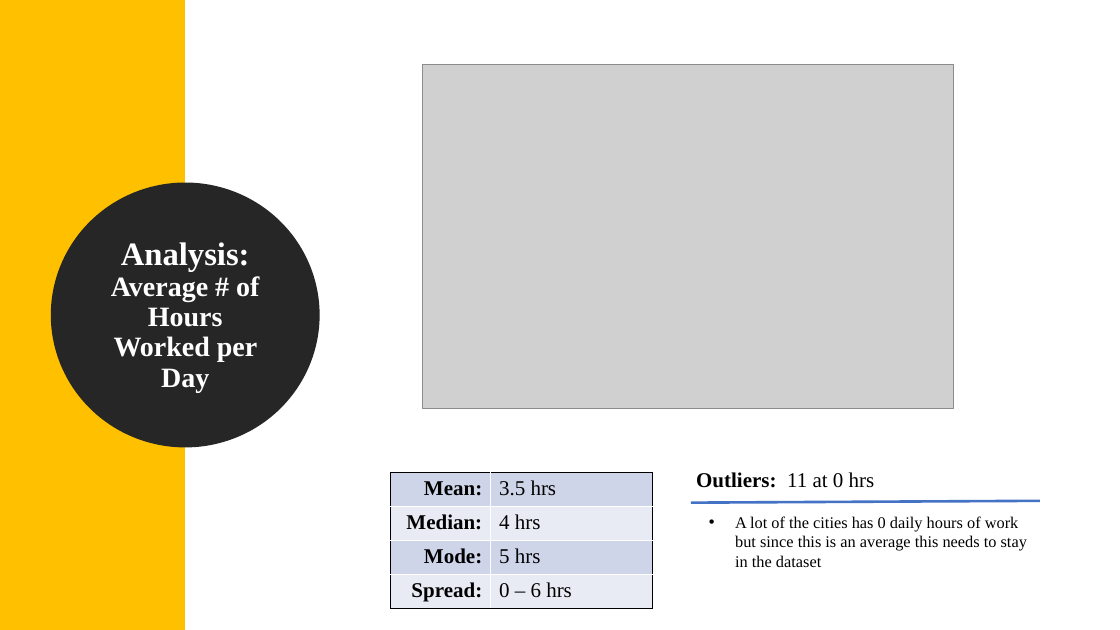
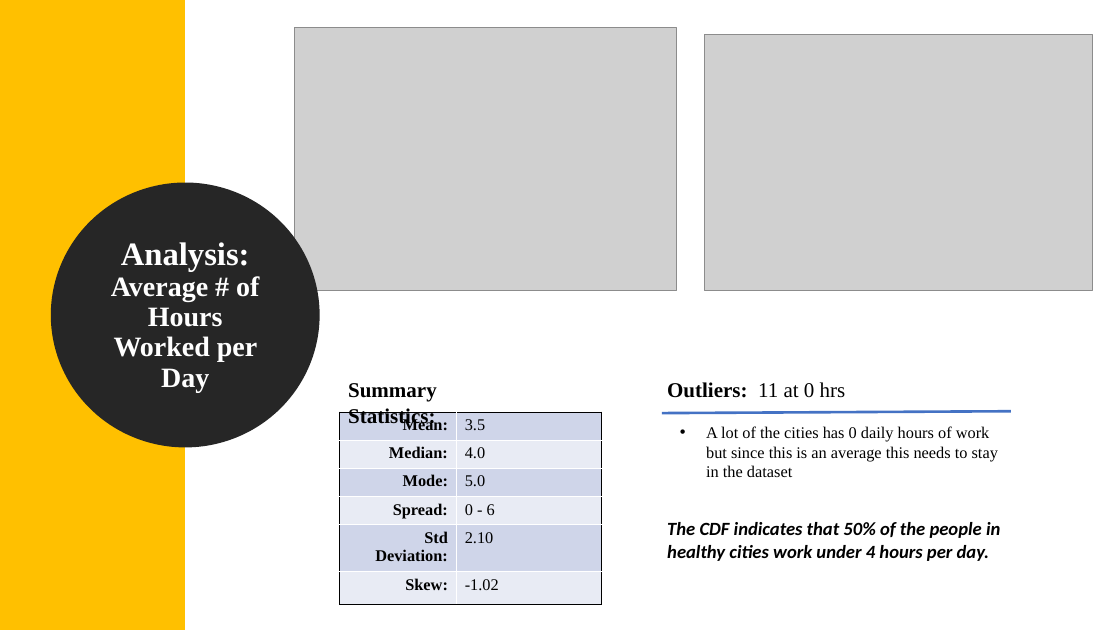
Before and after one commit to catie-williams/bu-dsc, a slide deck: slide 8 of DSC530/Healthiest City/Healthy Lifestyles.pptx. Drawn at 1120x630 pixels with LibreOffice and Linux fonts; fonts in the diff are those of the drawing; grey boxes stand for pictures. Boxes give left, top, right and bottom in pixels: in the first picture for what was removed or moved away, otherwise in the second. Text is boxed around its words. In the diff, an @@ line names an element or a change of style, - is before the commit and + after.

```diff
--- a/DSC530/Healthiest City/Healthy Lifestyles.pptx
+++ b/DSC530/Healthiest City/Healthy Lifestyles.pptx
@@ picture added at (295, 28, 677, 291) @@
@@ picture added at (705, 34, 1093, 291) @@
@@ picture removed at (423, 64, 954, 408) @@
@@ text added at (348, 383, 437, 427), 18 pt, text #000000, bold @@
+Summary Statistics:
@@ table at (340, 413, 602, 594) @@
-row 1: Mean: | 3.5 hrs
-row 2: Median: | 4 hrs
-row 3: Mode: | 5 hrs
-row 4: Spread: | 0 – 6 hrs
+row 1: Mean: | 3.5
+row 2: Median: | 4.0
+row 3: Mode: | 5.0
+row 4: Spread: | 0 - 6
+row 5: Std Deviation: | 2.10
+row 6: Skew: | -1.02
@@ table: place and size @@
-table at (391, 472, 653, 608)
+table at (340, 413, 602, 594)
@@ 2 texts, 1 line: place and size @@
-2 texts, 1 line at (691, 472, 1040, 567)
+2 texts, 1 line at (662, 382, 1012, 477)
@@ text added at (667, 522, 1000, 561), 16 pt, text #000000, bold, italic @@
+The CDF indicates that 50% of the people in healthy cities work under 4 hours per day.
```
Also in this commit, not shown: 7 other slides changed, 1 slide added, 2 slides removed, 3 other files.
